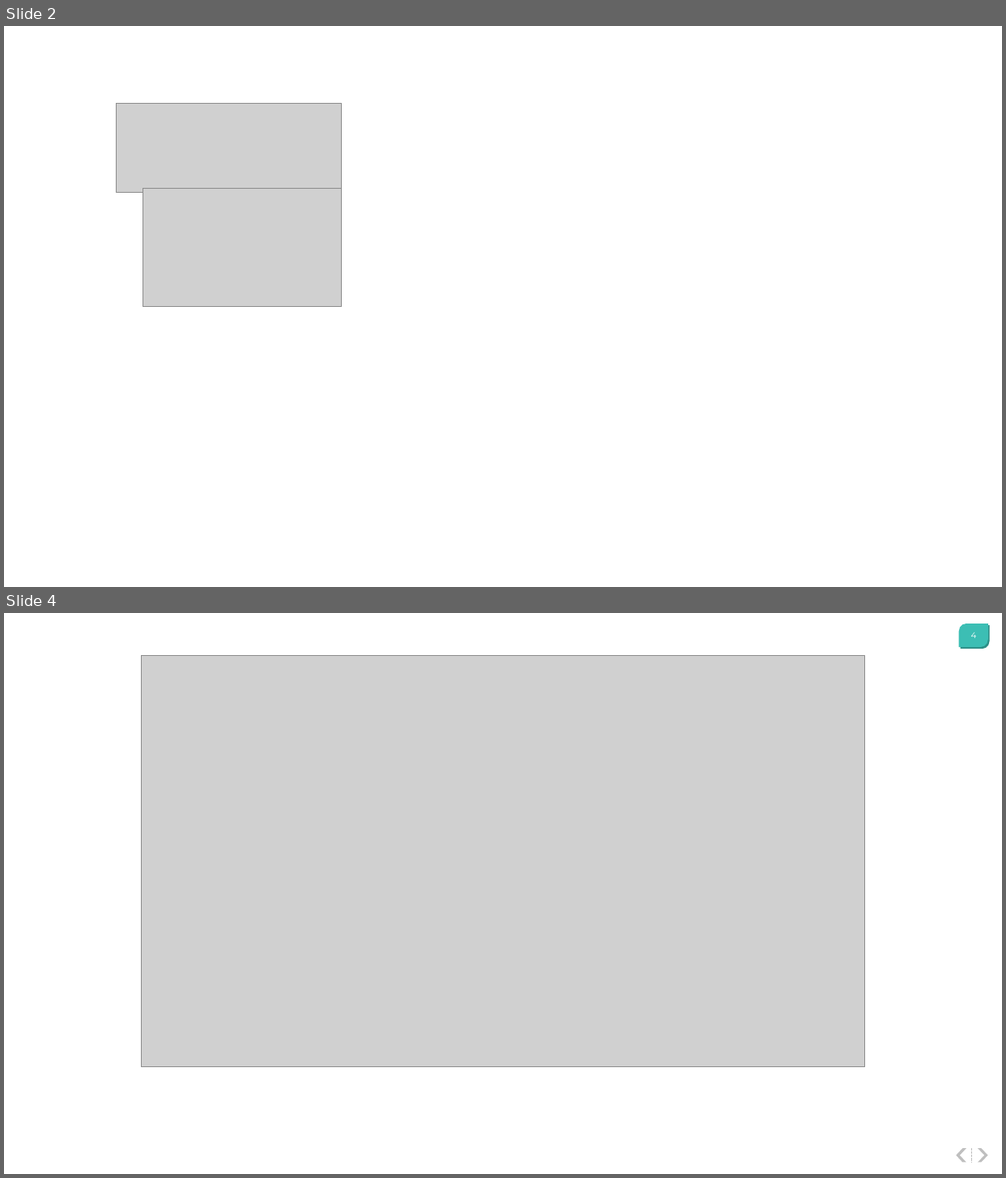
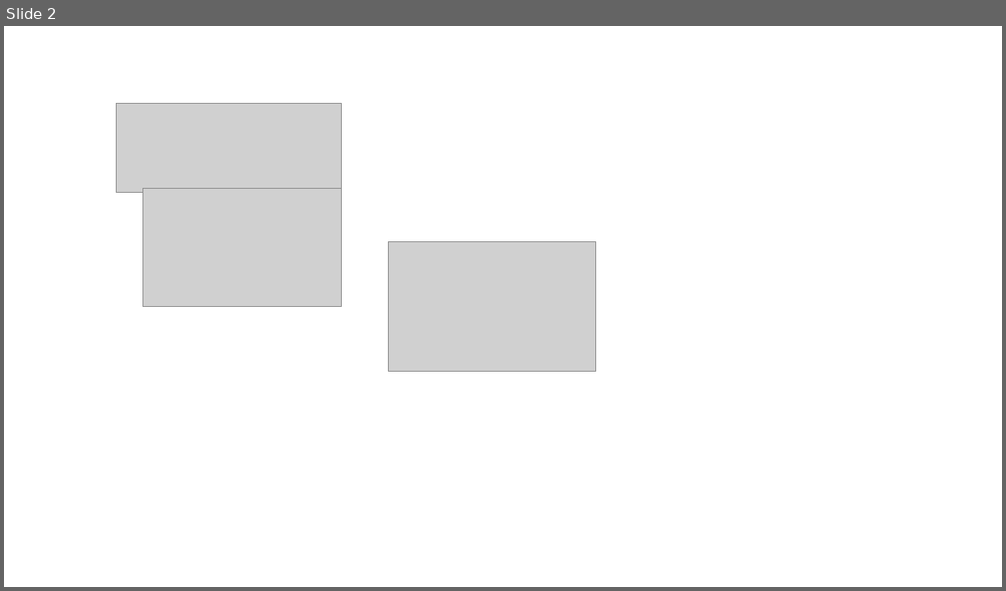
Before and after one commit to willwanderer/portal, a slide deck: img/logo/LogoMaker.pptx. Shown one above the other, each under a label of ours: slides 2 and 4 before the commit, slide 2 after it; the slides between them are not shown. The pictures are 1006x1178 and 1006x591 pixels, drawn with LibreOffice and Linux fonts; fonts in the diff are those of the drawing; grey boxes stand for pictures. Boxes give left, top, right and bottom in pixels: in the first picture for what was removed or moved away, otherwise in the second. Text is boxed around its words. In the diff, an @@ line names an element or a change of style, - is before the commit and + after.

```diff
--- a/img/logo/LogoMaker.pptx
+++ b/img/logo/LogoMaker.pptx
@@ slide 4 removed at (4, 613, 1002, 1174), background #FFFFFF @@
@@ round diag rect removed at (959, 624, 988, 647) @@
@@ round diag rect removed at (961, 626, 990, 649) @@
@@ page number removed at (971, 632, 977, 638) @@
-4
@@ picture removed at (141, 656, 865, 1067) @@
@@ chevron removed at (957, 1148, 967, 1162) @@
@@ line removed from (972, 1162) to (972, 1148) @@
@@ chevron removed at (978, 1148, 988, 1162) @@
@@ slide 2 changed as well @@
@@ picture added at (388, 242, 596, 372) @@
```
Also in this commit, not shown: 1 other slide changed, 1 other slide removed, 2 other files.
